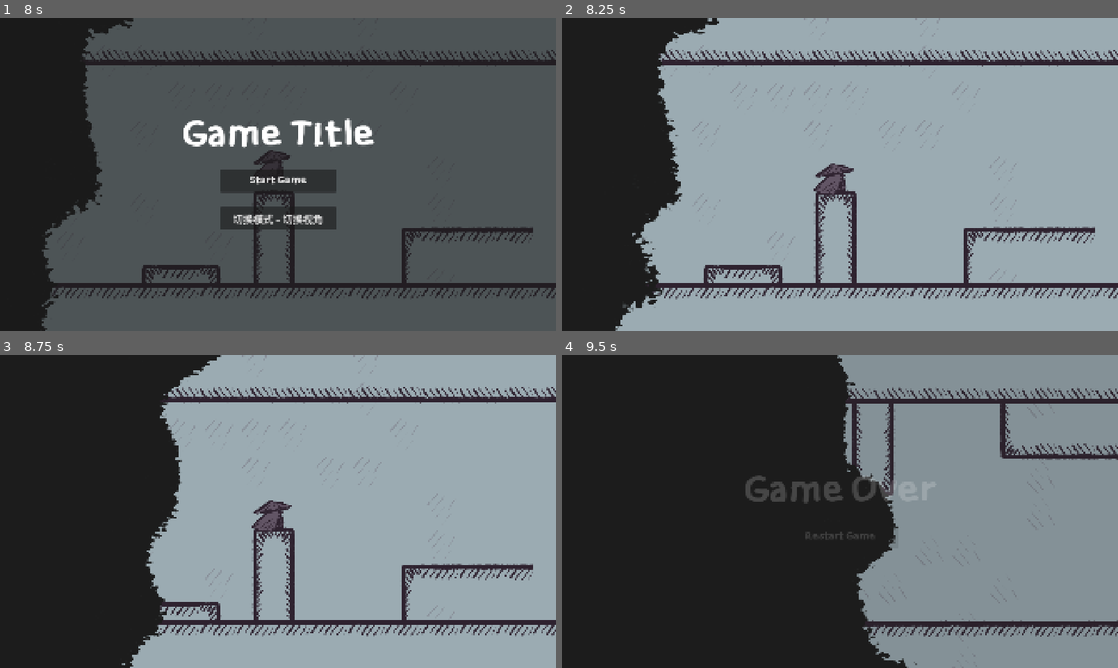
Above: before the commit, frames 1-4 (two rows, left to right).
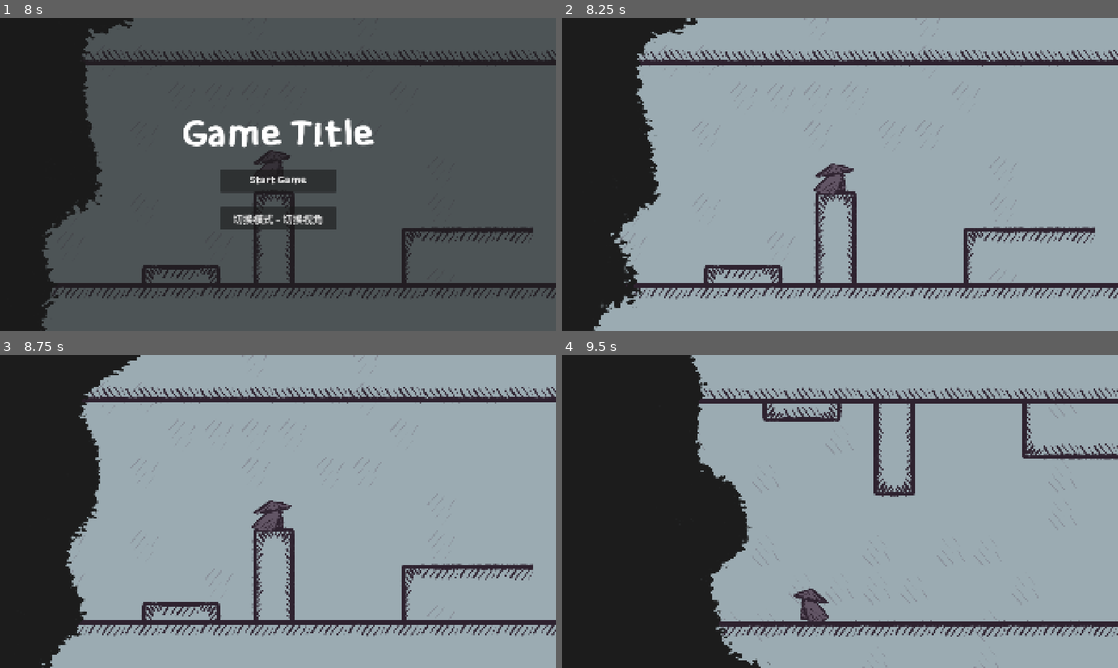
Above: after the commit, the same moments.

Repository: YiTongHu-SC/upside-down
Game: Godot game, scene res://scenes/main.tscn
Two runs of this game, one before a commit and one after it. Both use one fixed random seed, a clock stepped at 60 frames per second and the inputs below.
Inputs:
- Up to frame 1 (8 s): click "Start Game" at 0.5 s; hold D (MOVE_RIGHT) 1.28-2.78 s; tap W (SWITCH) every 0.75 s from 1.35 to 6.6 s; tap Space (JUMP) at 1.52, 2.27, 3.77, 4.52, 5.27, 6.77 s; hold A (MOVE_LEFT) 2.78-3.53 s; hold D (MOVE_RIGHT) 3.53-5.03 s; hold A (MOVE_LEFT) 5.03-5.78 s; hold D (MOVE_RIGHT) 5.78-6.53 s; hold A (MOVE_LEFT) 6.53-7.25 s; click "Restart Game" at 7.25 s
- Up to frame 2 (8.25 s): click "Start Game" at 8 s
- Up to frame 3 (8.75 s): no input
- Up to frame 4 (9.5 s): hold A (MOVE_LEFT) from 8.78 s (still down); tap W (SWITCH) at 8.85 s; tap Space (JUMP) at 9.02 s

Frame 1 is identical in both runs. In frame 2, 4.0% of the frame differs, in the area x 5-29%, y 0-100%; in frame 3, 14%; in frame 4, 68%, in the area x 23-100%, y 0-100%.

Commit message:
fix(enemy): reset enemy position and velocity
- Update enemy reset logic to include velocity reset
- Add game restart handling for screen color
- Improve screen color flip logic with switch view condition

Diff:
--- a/scenes/enemy.gd
+++ b/scenes/enemy.gd
@@ -21,3 +21,4 @@
 
 func reset():
 	position = init_pos
+	velocity.x = start_speed;
--- a/scenes/screen_color.gd
+++ b/scenes/screen_color.gd
@@ -3,8 +3,13 @@
 func _ready() -> void:
 	set_upside_down(false)
 	GameDataGlobal.on_upside_down.connect(self.set_upside_down)
+	GameDataGlobal.on_game_restart.connect(self.reset)
 
 ## 设置material的参数值，其中材质由shader定义，定义了bool upside_down
 func set_upside_down(value: bool):
+	if not GameDataGlobal.switch_view: return # 不翻转
 	if material is ShaderMaterial:
 		material.set_shader_parameter("upside_down", value)
+
+func reset():
+	material.set_shader_parameter("upside_down", false)
